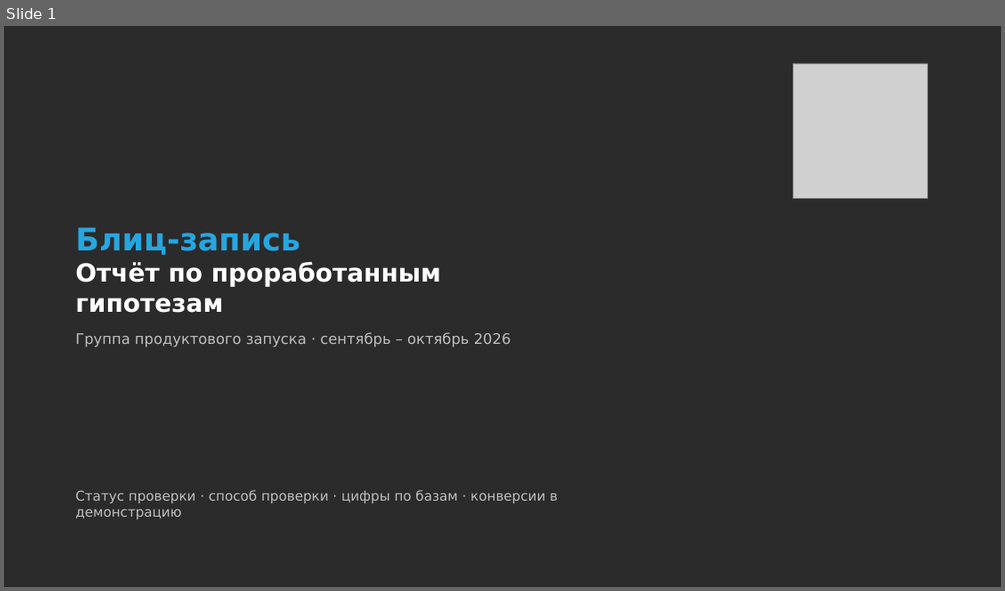
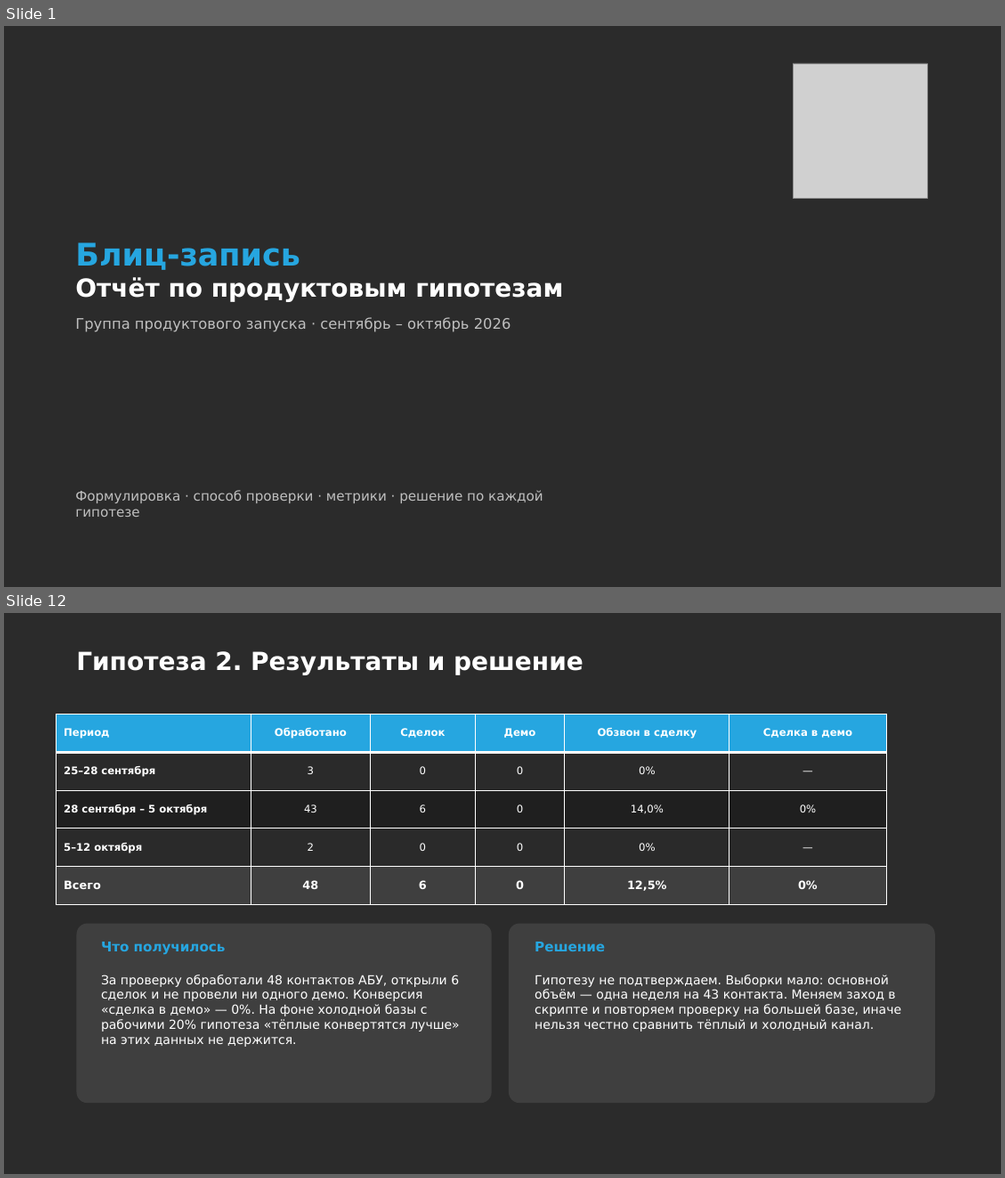
Before and after one commit to daaanilNikonov/for-lisa, a slide deck: presentation/Блиц-запись_Отчет_по_гипотезам.pptx. Shown one above the other, each under a label of ours: slide 1 before the commit, slides 1 and 12 after it; the slides between them are not shown. The pictures are 1005x591 and 1005x1178 pixels, drawn with LibreOffice and Linux fonts; fonts in the diff are those of the drawing; grey boxes stand for pictures; background and template pictures are left out; a plain dark background stands for a picture behind light text. Boxes give left, top, right and bottom in pixels: in the first picture for what was removed or moved away, otherwise in the second. Text is boxed around its words. In the diff, an @@ line names an element or a change of style, - is before the commit and + after.

```diff
--- a/presentation/Блиц-запись_Отчет_по_гипотезам.pptx
+++ b/presentation/Блиц-запись_Отчет_по_гипотезам.pptx
@@ slide 12 added at <box>4,613,1001,1174</box>, background picture (left out) @@
@@ title added at <box>76,651,583,675</box>, 24 pt, text #FFFFFF, bold @@
+Гипотеза 2. Результаты и решение
@@ table added at <box>57,714,886,905</box>, 5 rows, 6 columns @@
+Период | Обработано | Сделок | Демо | Обзвон в сделку | Сделка в демо
+25–28 сентября | 3 | 0 | 0 | 0% | —
+28 сентября – 5 октября | 43 | 6 | 0 | 14,0% | 0%
+5–12 октября | 2 | 0 | 0 | 0% | —
+Всего | 48 | 6 | 0 | 12,5% | 0%
@@ rounded rectangle added at <box>77,924,492,1103</box>, fill #3F3F3F @@
@@ rounded rectangle added at <box>509,924,935,1103</box>, fill #3F3F3F @@
@@ text added at <box>101,941,226,955</box>, 13 pt, text #26A6E0, bold @@
+Что получилось
@@ text added at <box>534,941,605,951</box>, 13 pt, text #26A6E0, bold @@
+Решение
@@ text added at <box>101,974,459,1046</box>, 12 pt, text #FFFFFF @@
+За проверку обработали 48 контактов АБУ, открыли 6 сделок и не провели ни одного демо. Конверсия «сделка в демо» — 0%. На фоне холодной базы с рабочими 20% гипотеза «тёплые конвертятся лучше» на этих данных не держится.
@@ text added at <box>534,974,902,1031</box>, 12 pt, text #FFFFFF @@
+Гипотезу не подтверждаем. Выборки мало: основной объём — одна неделя на 43 контакта. Меняем заход в скрипте и повторяем проверку на большей базе, иначе нельзя честно сравнить тёплый и холодный канал.
@@ slide 1 changed as well @@
@@ title at <box>75,277,563,302</box>: text changed @@
-Отчёт по проработанным гипотезам
+Отчёт по продуктовым гипотезам
@@ subtitle at <box>75,490,543,516</box>: text changed @@
-Статус проверки · способ проверки · цифры по базам · конверсии в демонстрацию
+Формулировка · способ проверки · метрики · решение по каждой гипотезе
```
Also in this commit, not shown: 16 other slides added, 9 slides removed, 1 other file.
